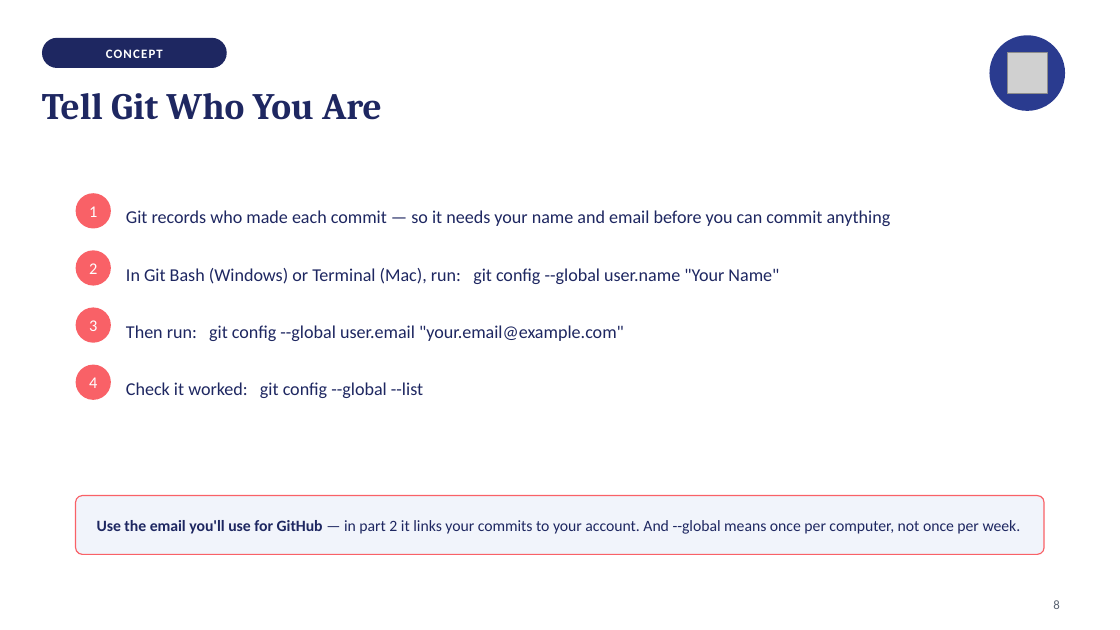
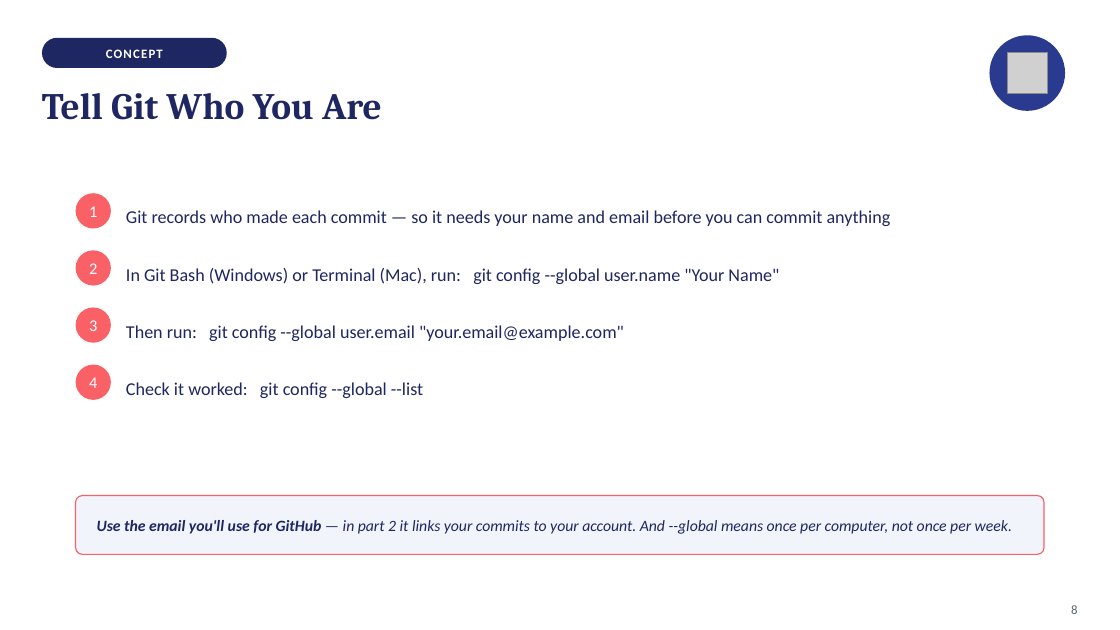
Before and after one commit to isabelhovdahl/TECH2, a slide deck: slide 8 of workshops/week02/git_slides.pptx. Drawn at 1120x630 pixels with LibreOffice and Linux fonts; fonts in the diff are those of the drawing; grey boxes stand for pictures. Boxes give left, top, right and bottom in pixels: in the first picture for what was removed or moved away, otherwise in the second. Text is boxed around its words. In the diff, an @@ line names an element or a change of style, - is before the commit and + after.

```diff
--- a/workshops/week02/git_slides.pptx
+++ b/workshops/week02/git_slides.pptx
@@ text "Use the email you'll use ..." at [97, 520, 1012, 534]: italic on @@
@@ text "8" at [1071, 605, 1077, 614]: alignment centre to right; vertical alignment top to middle @@
```
Also in this commit, not shown: 1 other slide changed, 2 other files.
